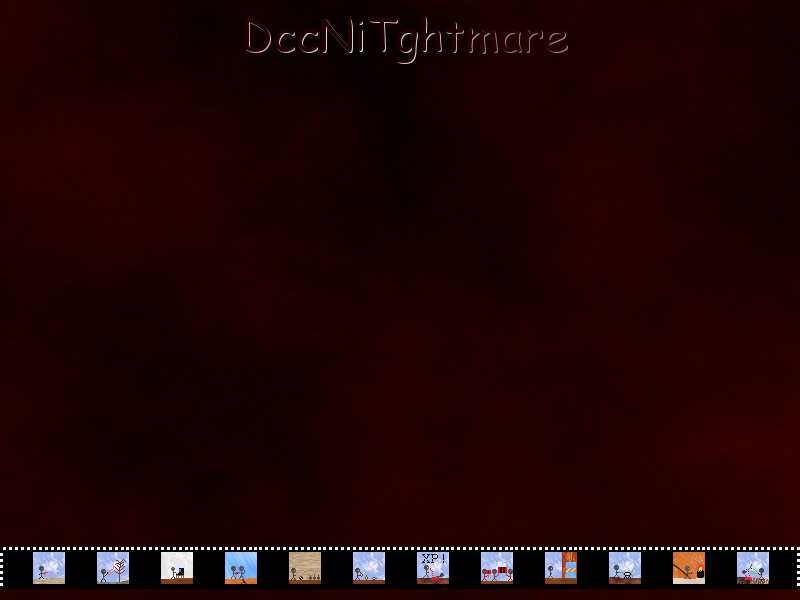
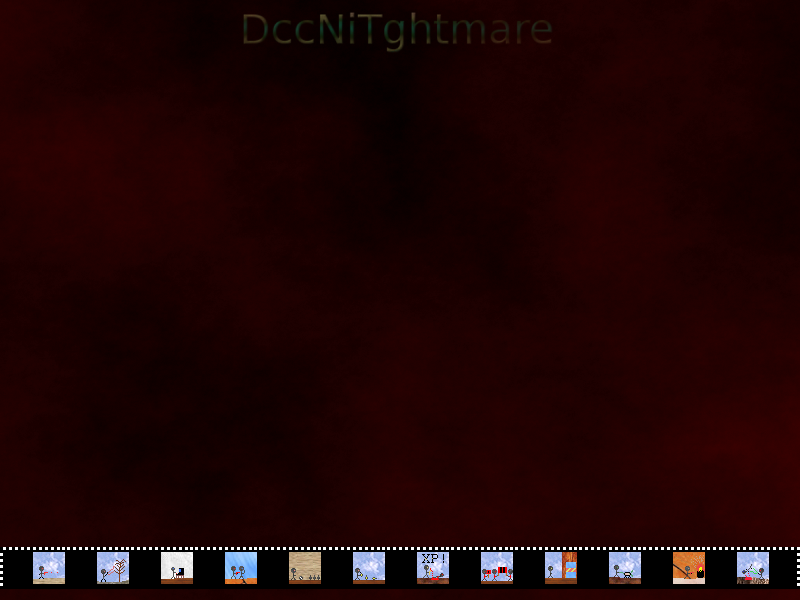
Revision of a layered 800px x 600px image; what changed, layer by layer:
renamed "DccNiTghtmare" to "a", painted on it over [243, 12, 567, 63]
removed layer "DccNiTghtmare#1" over [246, 17, 568, 64]
